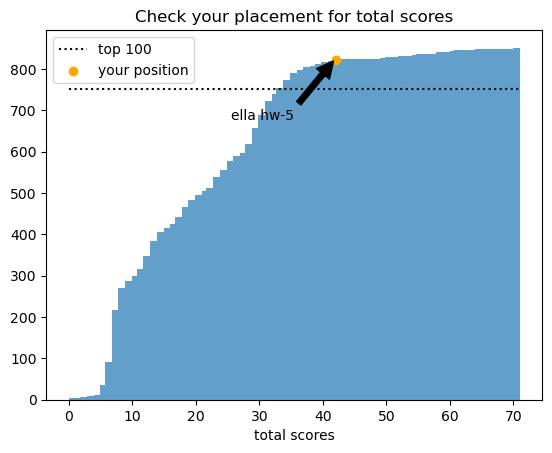
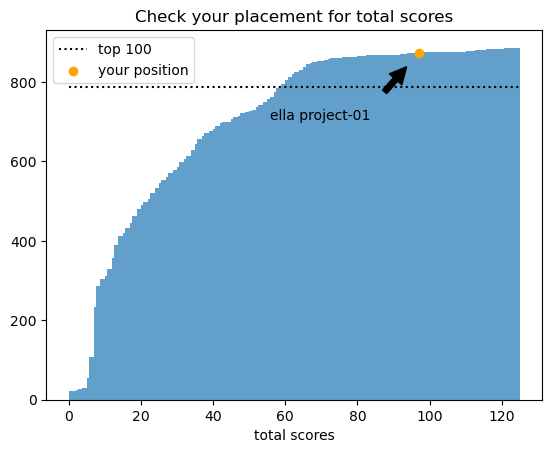
Two versions of the same layered image (w=552, h=453). Layer-by-layer changes:
added layer "leaderboard_project-01.png" above "leaderboard_hw06.png" over [11, 48, 521, 421]
added layer "leaderboard_hw06.png" above "leaderboard_hw05.png(100ms)(combine)" over [11, 48, 521, 421]
